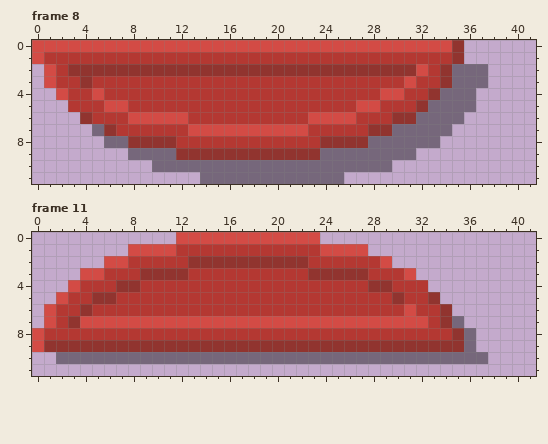
One commit to this pixel-art file: OneVersusOne/Sprites/Goal05.aseprite. Above, as it was before the edit.
42x12 pixels, 12 frames. Shown: frame 8, frame 11. The commit also changed other frames, which this record leaves out.
And afterwards:
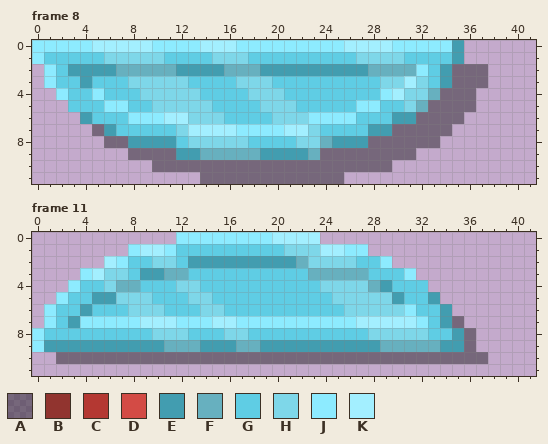
Palette (. is transparent): A #00000065  B #91342f  C #b43832  D #d34b45  E #429db0  F #67b0bf  G #5fcde4  H #7ed7e9  J #8debff  K #a3efff
Changes in this commit:
Changed rows in their new state; - is an unchanged pixel.
Frame 8, layers "Ice", "Main":
first column x 0:
 0 JJJJJKKKKKJJJJKKKJJJJJJJJJKKKKJJJJJE
 1 JGGGGGHHHHHGGGGHHHGGGGGGGGGHHHHGGGGE
 2 -JGEEEEFFFFFEEEEFFFEEEEEEEEEFFFFJGE-
 3 -JGGEGGGHHHHHGGGGHHHGGGGGGGGGHHKHGE-
 4 --JGGJGGGHHHHHGGGGHHHGGGGGGGGJKHHF--
 5 ---GGGJJGGHHHHHGGGGHHHGGGGGJJGGHF---
 6 ----EGGGJJJKKHHHGGGGHHHJJJJGGGEE----
 7 ------EGGGGGHKKKKJJJJKKHGGGGEE------
 8 --------EEEEGHHHHHGGGGHHFEEE--------
 9 ------------EEFFFFFEEEEF------------
Frame 11, layers "Ice", "Main":
first column x 0:
 0 ------------JJJJJJJJKKKK------------
 1 --------JKKJGGGGGGGGGHHHKKJJ--------
 2 ------KJGGHHGEEEEEEEEEFHHHHGGJ------
 3 ----JKHHGEEFFGGGGGGGGGGFFFFFGGGJ----
 4 ---JGGHFFGGGHHGGGGGGGGGGHHHHFEGGG---
 5 --JGGEEHHHGGGHHGGGGGGGGGGHHHHHEGGE--
 6 -JGGEGGGHHHGGGHHGGGGGGGGGGHHHHHJGGE-
 7 -JGEJJJJJKKKJJJKKJJJJJJJJJJKKKKKJGE-
 8 JGGGGGGGGGHHHGGGHHGGGGGGGGGGHHHHHGGE
 9 JEEEEEEEEEEFFFEEEFFEEEEEEEEEEFFFFFEE
Boxes around the changes in both pictures, in picture pixels (x1, y1, x2, y2):
changed: (32, 40, 464, 160)
changed: (32, 232, 464, 352)
